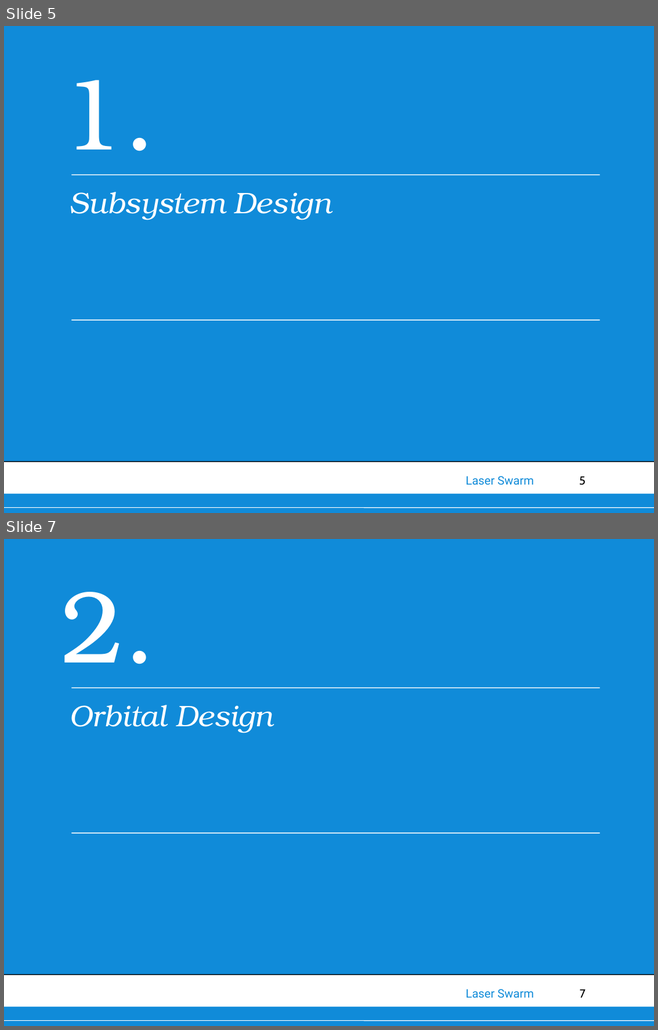
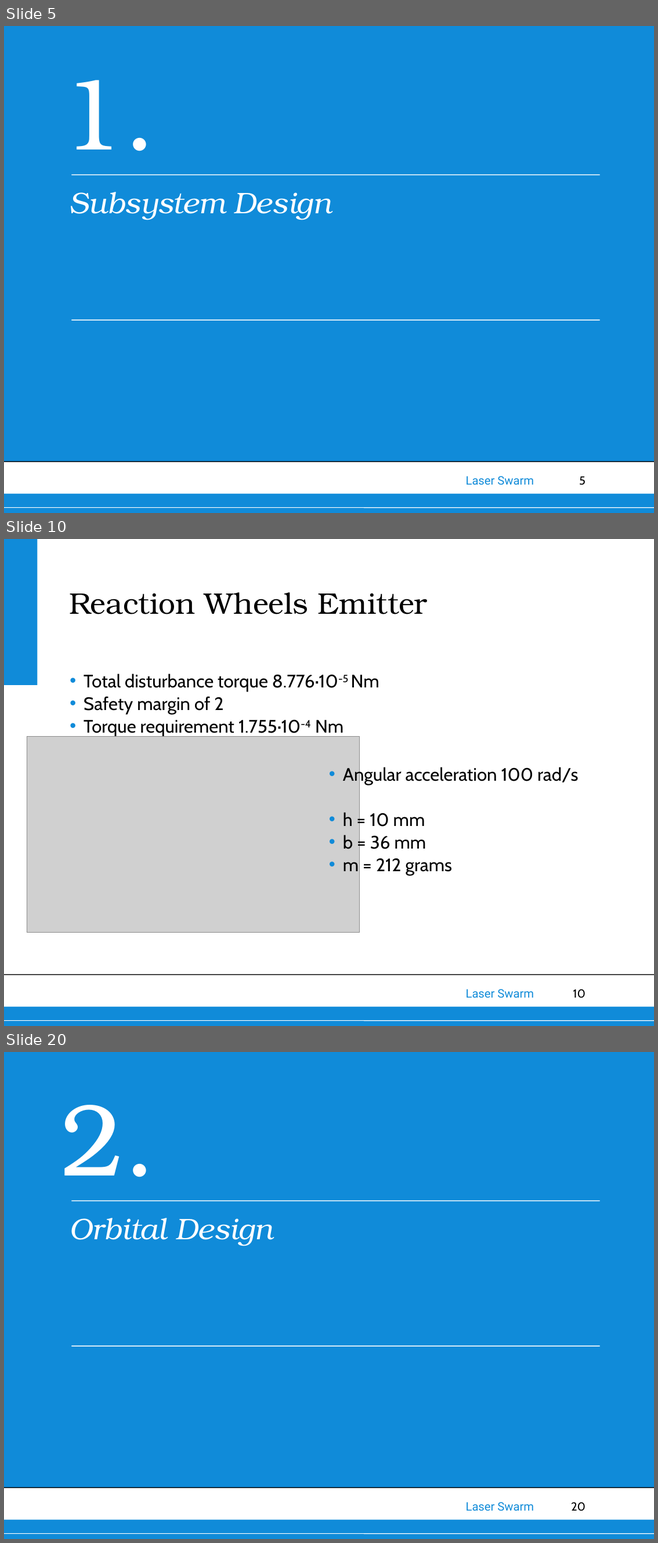
Before and after one commit to thewisenerd/laser-swarm, a slide deck: finalPresentation/FinalPresentation.ppt. Shown one above the other, each under a label of ours: slides 5 and 7 before the commit, slides 5, 10 and 20 after it; the slides between them are not shown. The pictures are 658x1030 and 658x1543 pixels, drawn with LibreOffice and Linux fonts; fonts in the diff are those of the drawing; grey boxes stand for pictures; background and template pictures are left out. Boxes give left, top, right and bottom in pixels: in the first picture for what was removed or moved away, otherwise in the second. Text is boxed around its words. In the diff, an @@ line names an element or a change of style, - is before the commit and + after.

```diff
--- a/finalPresentation/FinalPresentation.ppt
+++ b/finalPresentation/FinalPresentation.ppt
@@ slide 10 added at [4,539,654,1026], background #FFFFFF; not listed: 6 template elements that a slide beside it also shows @@
@@ title added at [69,592,427,614], 33 pt, text #000000 @@
+Reaction Wheels Emitter
@@ text added at [83,674,379,737], 20 pt, text #000000 @@
+• Total disturbance torque 8.776·10-5 Nm
+• Safety margin of 2
+• Torque requirement 1.755·10-4 Nm
@@ picture added at [27,736,360,932] @@
@@ text added at [343,765,578,875], 20 pt, text #000000 @@
+• Angular acceleration 100 rad/s
+• h = 10 mm
+• b = 36 mm
+• m = 212 grams
@@ what was slide 7 is now slide 20 @@
@@ page number at [571,1502,585,1511]: text changed @@
-7
+20
```
Also in this commit, not shown: 7 slides changed, 15 other slides added, 1 slide removed.
